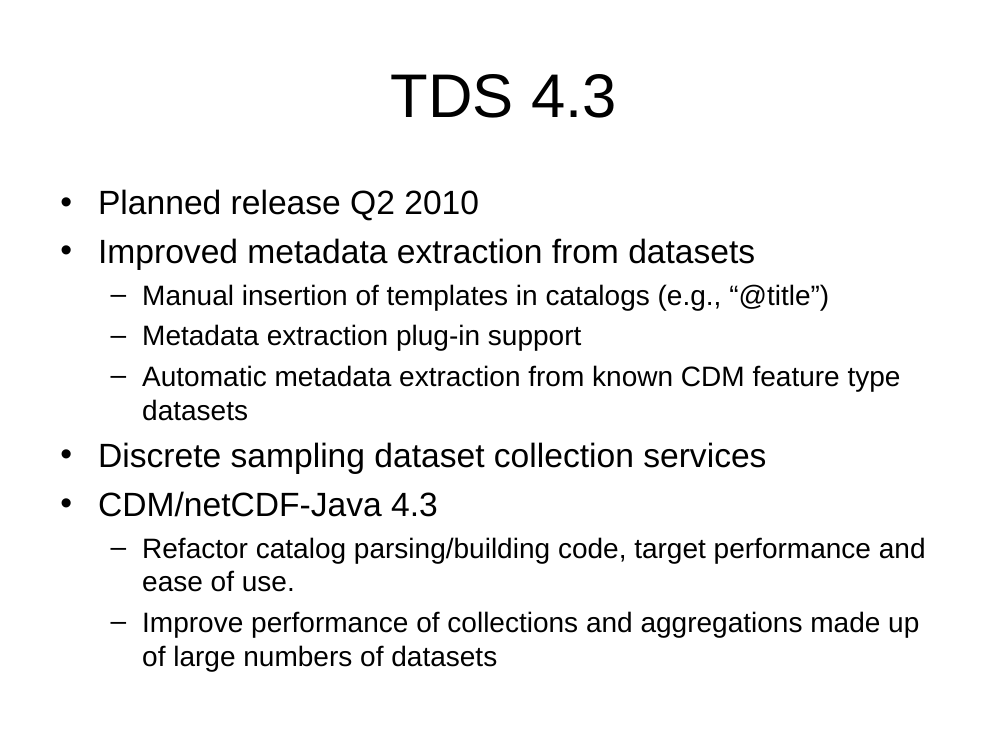
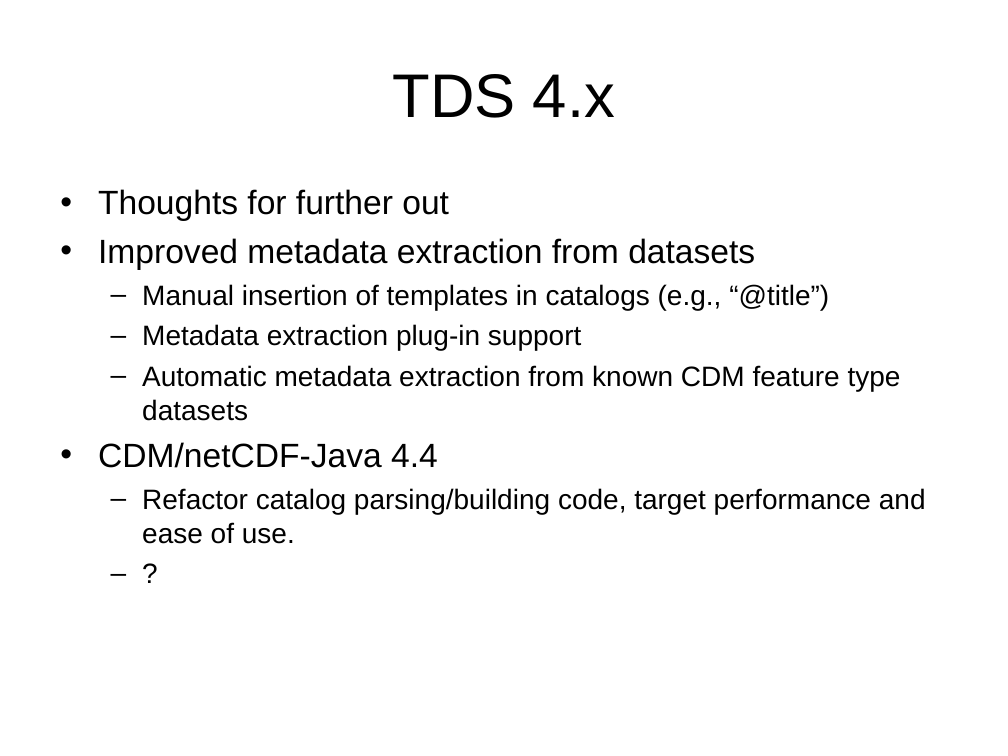
Before and after one commit to Unidata/thredds, a slide deck: slide 3 of docs/web/thredds/tech/tds4.2/tutorial/TDS_Plans.ppt. Drawn at 1008x756 pixels with LibreOffice and Linux fonts; fonts in the diff are those of the drawing; background and template pictures are left out. Boxes give left, top, right and bottom in pixels: in the first picture for what was removed or moved away, otherwise in the second. Text is boxed around its words. In the diff, an @@ line names an element or a change of style, - is before the commit and + after.

```diff
--- a/docs/web/thredds/tech/tds4.2/tutorial/TDS_Plans.ppt
+++ b/docs/web/thredds/tech/tds4.2/tutorial/TDS_Plans.ppt
@@ title at [393,74,615,118]: text changed @@
-TDS 4.3
+TDS 4.x
@@ text at [98,189,449,221]: text changed @@
-• Planned release Q2 2010
+• Thoughts for further out
@@ text at [98,442,438,468]: text changed @@
-• Discrete sampling dataset collection services
-• CDM/netCDF-Java 4.3
+• CDM/netCDF-Java 4.4
@@ text at [142,611,919,671]: text changed @@
-  – Improve performance of collections and aggregations made up of large numbers of datasets
+  – ?
```
Also in this commit, not shown: 2 other slides changed, 1 slide removed, 2 other files.
